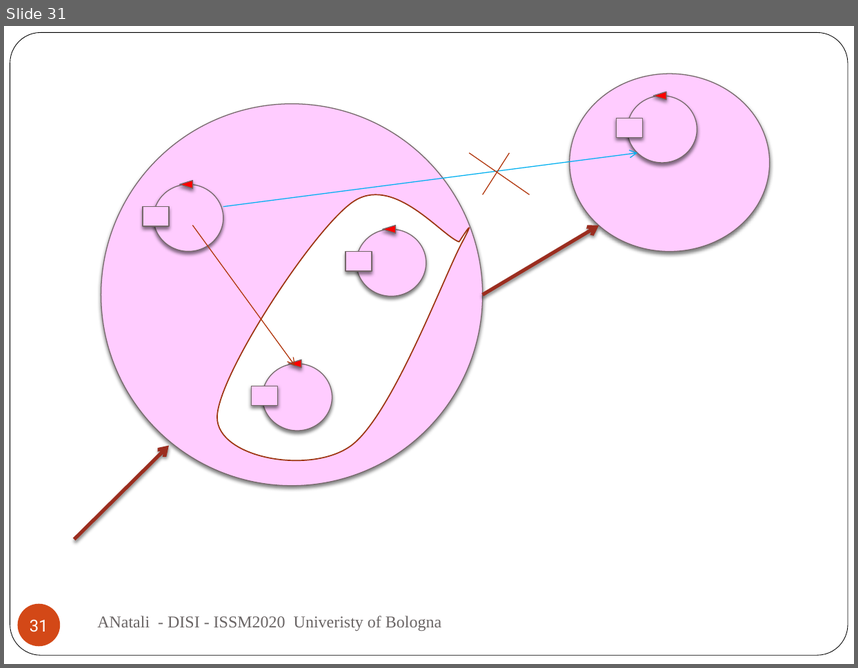
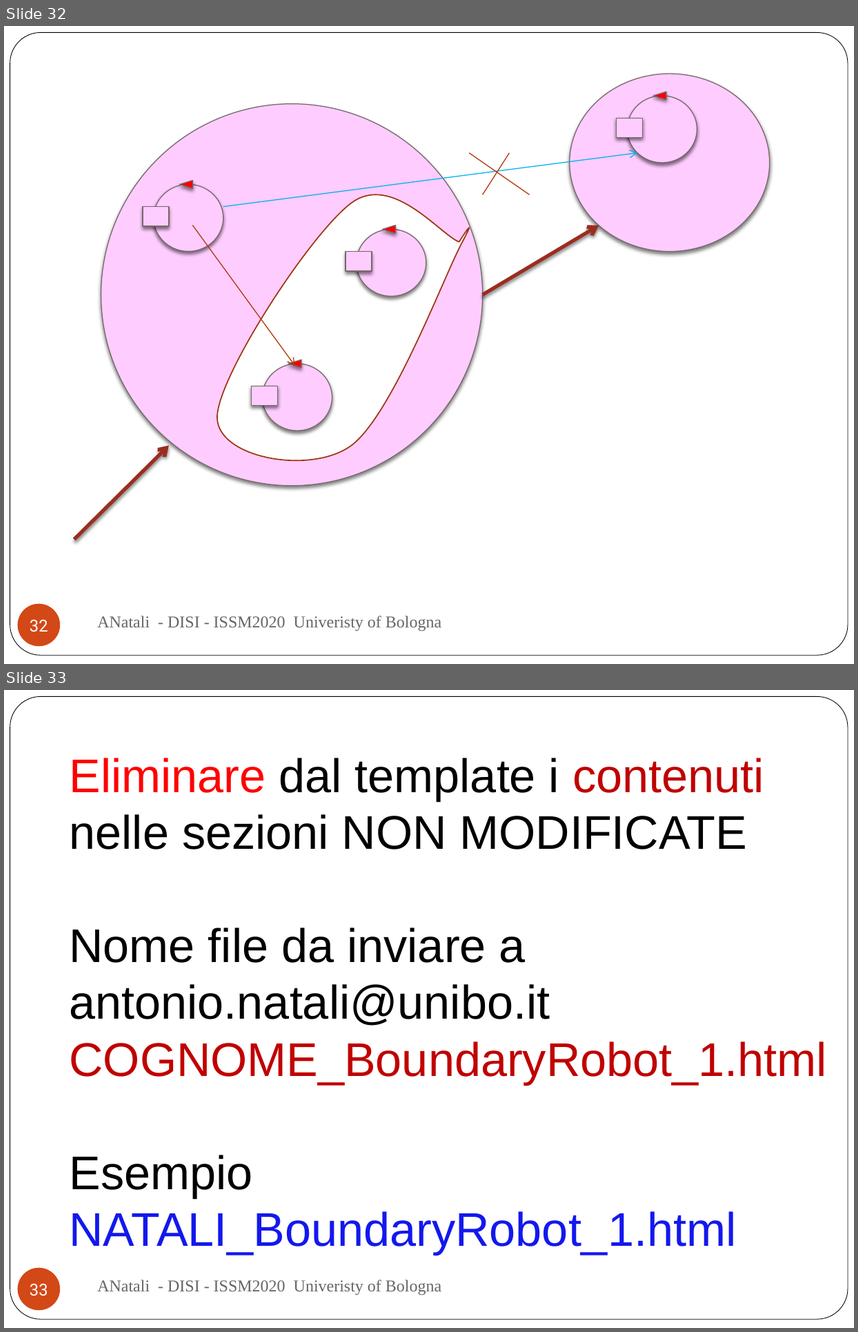
Before and after one commit to anatali/iss2020LabBo, a slide deck: it.unibo.issLabStart/userDocs/ISSM2020.pptx. Shown one above the other, each under a label of ours: slide 31 before the commit, slides 32 and 33 after it. The pictures are 858x668 and 858x1332 pixels, drawn with LibreOffice and Linux fonts; fonts in the diff are those of the drawing. Boxes give left, top, right and bottom in pixels: in the first picture for what was removed or moved away, otherwise in the second. Text is boxed around its words. In the diff, an @@ line names an element or a change of style, - is before the commit and + after.

```diff
--- a/it.unibo.issLabStart/userDocs/ISSM2020.pptx
+++ b/it.unibo.issLabStart/userDocs/ISSM2020.pptx
@@ slide 33 added at box(4, 690, 854, 1328), background #FFFFFF; not listed: 1 template element that a slide beside it also shows @@
@@ text added at box(70, 758, 827, 1254), 40 pt, text #000000 @@
+Eliminare dal template i contenuti
+nelle sezioni NON MODIFICATE
+Nome file da inviare a
+antonio.natali@unibo.it
+COGNOME_BoundaryRobot_1.html
+Esempio
+NATALI_BoundaryRobot_1.html
@@ page number added at box(18, 1268, 60, 1310), fill #D34817, 14 pt, text #FFFFFF @@
+33
@@ text added at box(97, 1279, 441, 1294), 14 pt, text #696464 @@
+ANatali - DISI - ISSM2020 Univeristy of Bologna
@@ what was slide 31 is now slide 32 @@
@@ page number at box(30, 619, 48, 632): text changed @@
-31
+32
```
Also in this commit, not shown: 3 slides changed, 1 other slide added, 28 other files.
